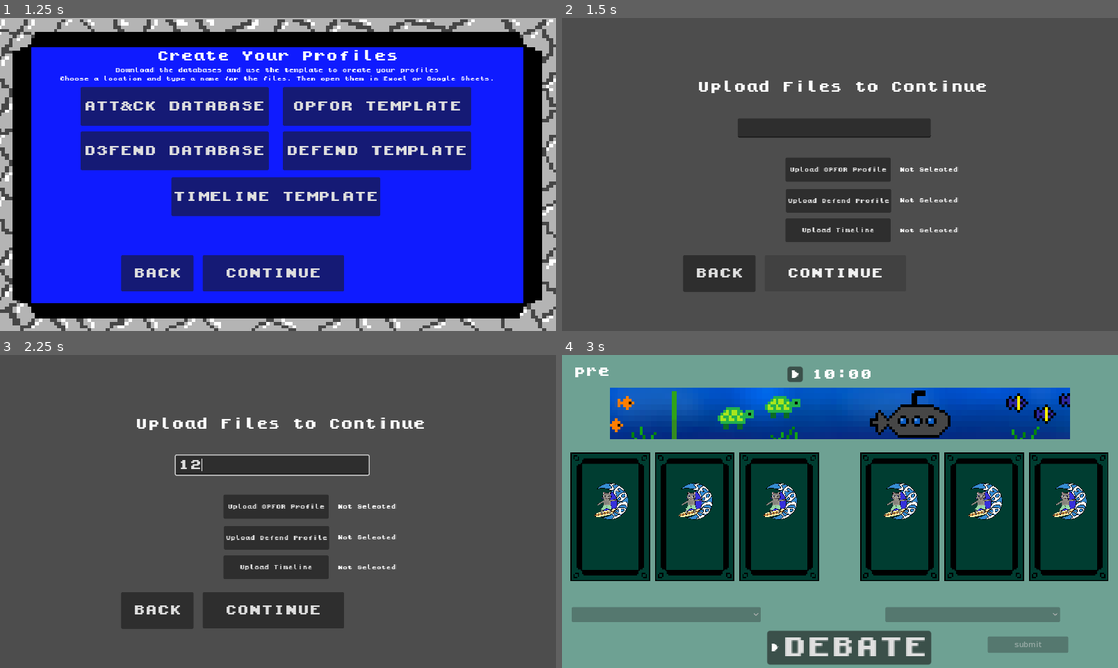
Above: before the commit, frames 1-4 (two rows, left to right).
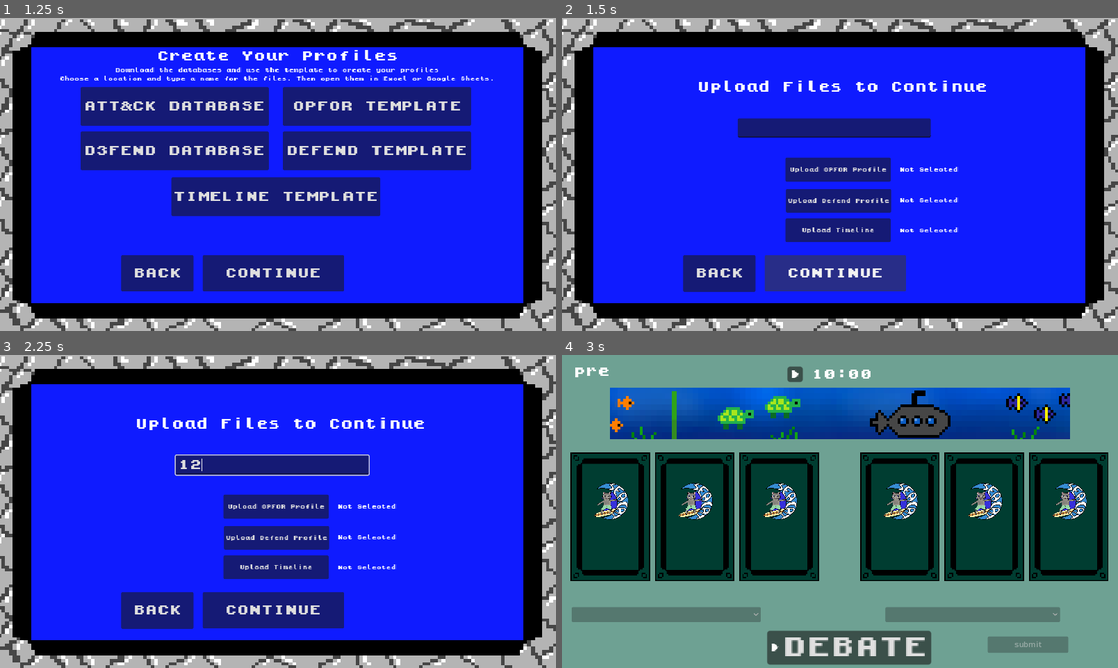
Above: after the commit, the same moments.

Repository: phan-andrew/demo3
Game: Godot game, scene res://game_scenes/start_screen/start_screen.tscn
The game is run twice, just before and just after one commit, with the same random seed, the same clock (stepped at 60 frames per second) and the same inputs.
Inputs (mouse positions are in pixels of both pictures, inside the frame that each line leads up to):
- Up to frame 1 (1.25 s): click "Play" at 0.5 s
- Up to frame 2 (1.5 s): click "CONTINUE" at 1.25 s
- Up to frame 3 (2.25 s): click (272, 464) at 2.02 s; type "12" at 2.1 s
- Up to frame 4 (3 s): click "CONTINUE" at 2.75 s

Frame 1 is identical in both runs. In frame 2, 96% of the frame differs, in the area x 0-100%, y 0-100%; in frame 3, 96%; in frame 4, nothing differs.

Commit message:
fixed changes

Diff:
--- a/game_scenes/prompts_screen/starting_prompts.tscn
+++ b/game_scenes/prompts_screen/starting_prompts.tscn
@@ -1,8 +1,9 @@
-[gd_scene load_steps=4 format=3 uid="uid://c0bngicr1p4w0"]
+[gd_scene load_steps=5 format=3 uid="uid://c0bngicr1p4w0"]
 
-[ext_resource type="Theme" path="res://pixel font/mid_font_theme.tres" id="1_2nmyf"]
+[ext_resource type="Theme" uid="uid://b2ufqqc6nun3o" path="res://pixel font/mid_font_theme.tres" id="1_2nmyf"]
 [ext_resource type="Script" path="res://game_scenes/prompts_screen/starting_prompts.gd" id="1_jomlb"]
-[ext_resource type="Theme" path="res://pixel font/small_font_theme.tres" id="3_mx321"]
+[ext_resource type="Theme" uid="uid://867x5f46yrxo" path="res://pixel font/small_font_theme.tres" id="3_mx321"]
+[ext_resource type="Texture2D" uid="uid://wyhspu3kjkna" path="res://images/UI_images/Startscreen.png" id="4_e3ols"]
 
 [node name="Node2D2" type="Node2D"]
 script = ExtResource("1_jomlb")
@@ -104,7 +105,6 @@
 vertical_alignment = 1
 
 [node name="Button5" type="Button" parent="."]
-z_index = 1
 offset_left = 251.0
 offset_top = 491.0
 offset_right = 401.0
@@ -113,6 +113,12 @@
 button_mask = 3
 text = "BACK"
 
+[node name="Sprite2D" type="Sprite2D" parent="."]
+z_index = -1
+position = Vector2(576, 324)
+scale = Vector2(1.152, 0.973)
+texture = ExtResource("4_e3ols")
+
 [connection signal="text_submitted" from="LineEdit" to="." method="_on_line_edit_text_submitted"]
 [connection signal="pressed" from="Button3" to="." method="_on_button_3_pressed"]
 [connection signal="pressed" from="Button5" to="." method="_on_button_5_pressed"]
Not shown, removed: data/info.txt
Not shown: 1 places in game_scenes/game_screen/game_screen.tscn that only renumber resources
Not shown: 1 places in game_scenes/options_screen/options_screen.tscn that only renumber resources
Not shown: 1 places in game_scenes/start_screen/start_screen.tscn that only renumber resources
